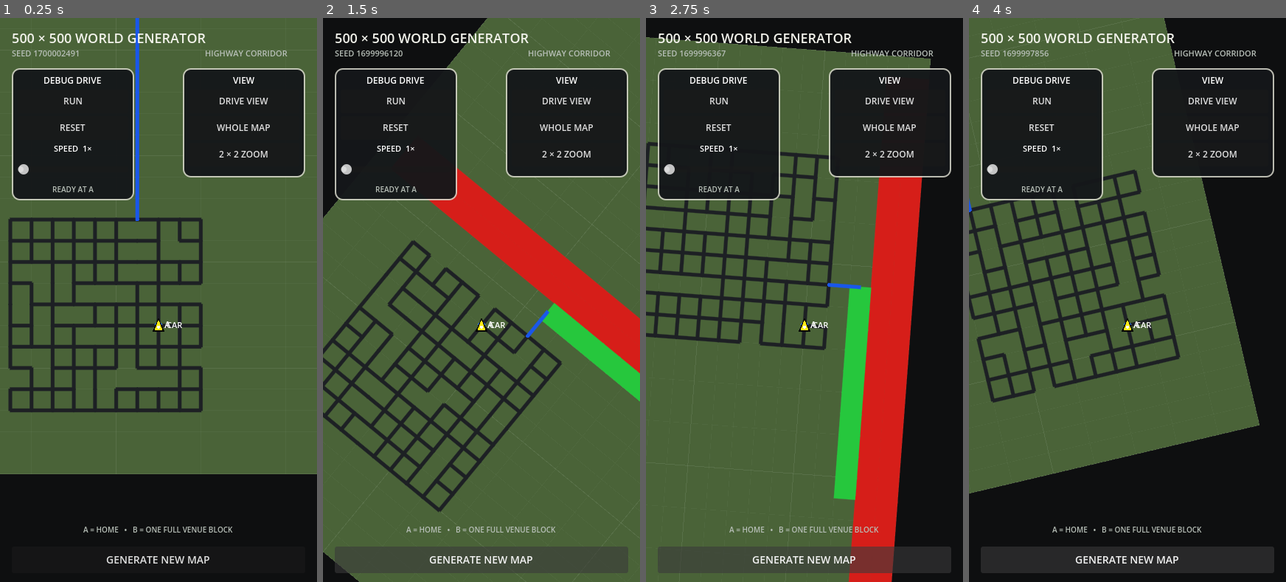
Above: before the commit, frames 1-4 (left to right).
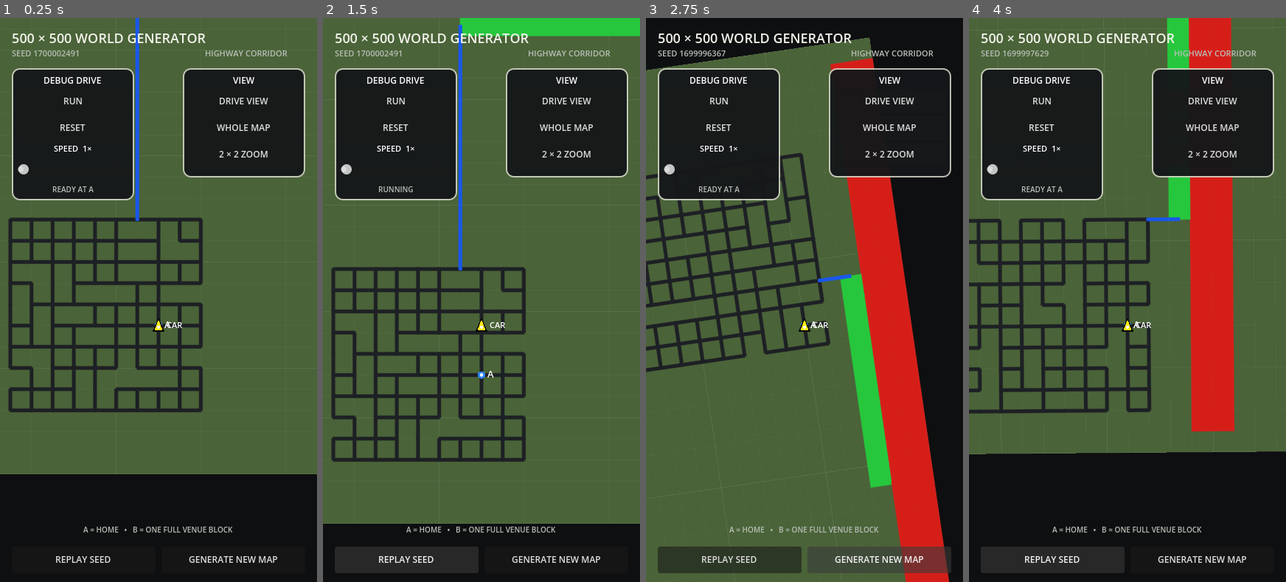
Above: after the commit, the same moments.

Repository: patrickcallahancomedy/comedian
Game: Godot game, scene res://scenes/drive/grid_world_prototype.tscn
Two runs of this game, one before a commit and one after it. Both use one fixed random seed, a clock stepped at 60 frames per second and the inputs below. This scene is started directly instead of the project's main scene.
Inputs (mouse positions are in pixels of both pictures, inside the frame that each line leads up to):
- Up to frame 1 (0.25 s): no input
- Up to frame 2 (1.5 s): click "RUN" at 0.5 s; click (405, 559) at 1.25 s, where only the run after the commit has a clickable "REPLAY SEED"
- Up to frame 3 (2.75 s): click "GENERATE NEW MAP" at 2 s
- Up to frame 4 (4 s): click "GENERATE NEW MAP" at 2.75 s; click (1051, 559) at 3.5 s, where only the run after the commit has a clickable "REPLAY SEED"

The runs differ from the first frame. In frame 1, 0.5% of the frame differs, in the area x 17-88%, y 95-97%; in frame 2, 34%, in the area x 0-100%, y 0-100%; in frame 3, 23%; in frame 4, 31%.

Commit message:
Add replay seed debug button

Diff:
--- a/godot/scenes/drive/grid_world_prototype.tscn
+++ b/godot/scenes/drive/grid_world_prototype.tscn
@@ -202,17 +202,32 @@
 text = "A = HOME   •   B = ONE FULL VENUE BLOCK"
 horizontal_alignment = 1
 
+[node name="ReplaySeedButton" type="Button" parent="."]
+layout_mode = 1
+anchors_preset = 12
+anchor_right = 0.5
+anchor_bottom = 1.0
+offset_left = 16.0
+offset_top = -48.0
+offset_right = -4.0
+offset_bottom = -12.0
+grow_vertical = 0
+focus_mode = 0
+theme_override_font_sizes/font_size = 12
+text = "REPLAY SEED"
+
 [node name="NewMapButton" type="Button" parent="."]
 layout_mode = 1
 anchors_preset = 12
-anchor_right = 1.0
-anchor_bottom = 1.0
-offset_left = 16.0
+anchor_left = 0.5
+anchor_right = 1.0
+anchor_bottom = 1.0
+offset_left = 4.0
 offset_top = -48.0
 offset_right = -16.0
 offset_bottom = -12.0
 grow_horizontal = 2
 grow_vertical = 0
 focus_mode = 0
-theme_override_font_sizes/font_size = 14
+theme_override_font_sizes/font_size = 12
 text = "GENERATE NEW MAP"
